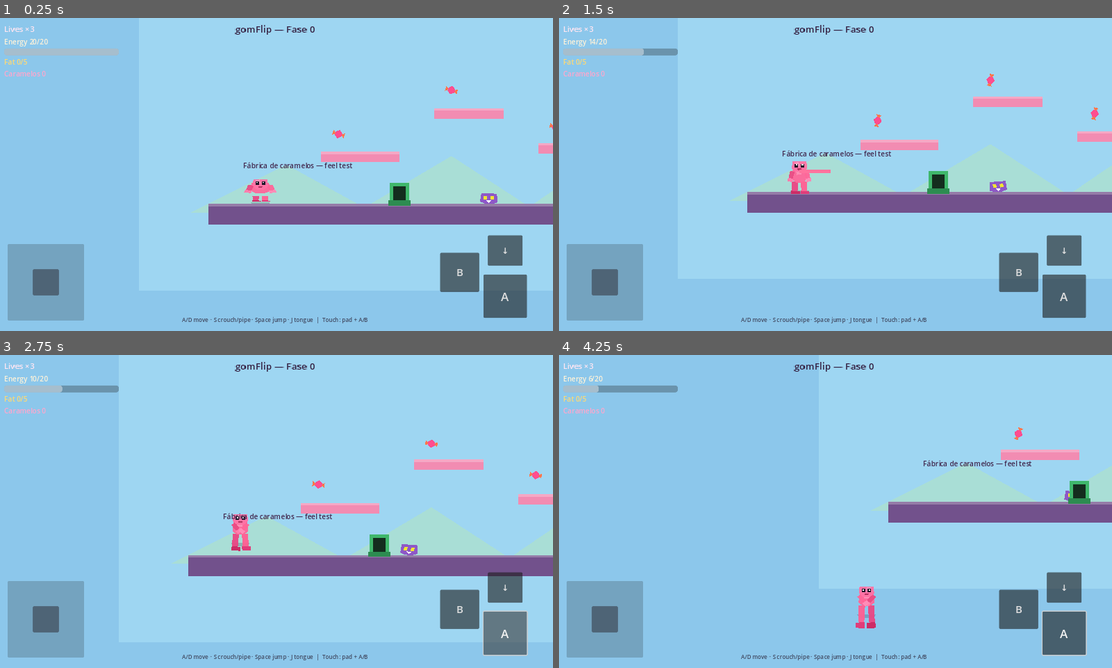
Above: before the commit, frames 1-4 (two rows, left to right).
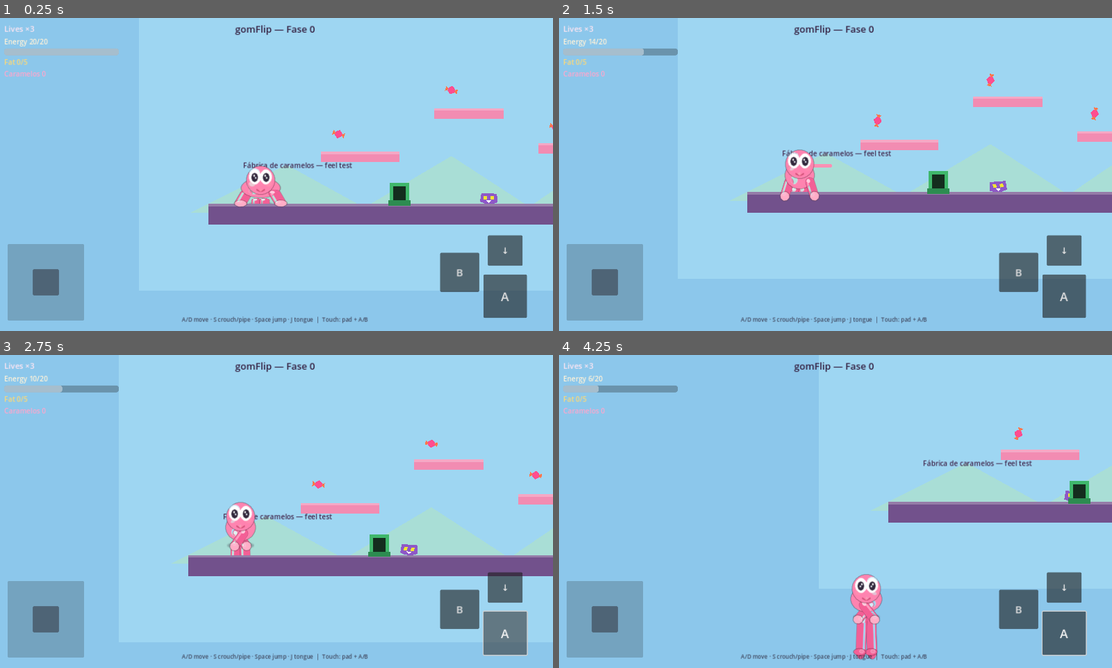
Above: after the commit, the same moments.

Repository: InversorIbex/plopflip
Game: Godot game, scene res://scenes/main.tscn
Two runs of this game, one before a commit and one after it. Both use one fixed random seed, a clock stepped at 60 frames per second and the inputs below.
Inputs (mouse positions are in pixels of both pictures, inside the frame that each line leads up to):
- Up to frame 1 (0.25 s): no input
- Up to frame 2 (1.5 s): drag from (835, 174) to (995, 83) at 0.52 s; drag from (724, 190) to (879, 121) at 1.27 s
- Up to frame 3 (2.75 s): click "A" at 2 s
- Up to frame 4 (4.25 s): move the mouse to (890, 442) at 2.77 s; hold A (move_left) 2.78-3.5 s; tap E (interact) at 2.85 s; tap Space (jump) at 3.05 s; drag from (807, 574) to (973, 480) at 3.52 s

The runs differ from the first frame. In frame 1, 1.2% of the frame differs, in the area x 0-93%, y 2-98%; in frame 2, 1.3%; in frame 3, 1.2%; in frame 4, 1.6%.

Commit message:
Kawaii soft jelly player sprites (rounded capsules)
Replace blocky polygons with soft PNG head/torso/limb capsules,
big-eyed face, highlights, and linear filtering. Keep biped limb stretch.

Co-authored-by: Inversor_IBEX <InversorIbex@users.noreply.github.com>

Diff:
--- a/project.godot
+++ b/project.godot
@@ -1,6 +1,16 @@
 ; Engine configuration file.
-; Godot 4.x — gomFlip Fase 0 feel prototype
+; It's best edited using the editor UI and not directly,
+; since the parameters that go here are not all obvious.
+;
+; Format:
+;   [section] ; section goes between []
+;   param=value ; assign values to parameters
+
 config_version=5
+
+[android]
+
+permissions/internet=false
 
 [application]
 
@@ -18,7 +28,6 @@
 
 window/size/viewport_width=1280
 window/size/viewport_height=720
-window/size/mode=0
 window/stretch/mode="canvas_items"
 window/stretch/aspect="expand"
 window/handheld/orientation=4
@@ -72,9 +81,4 @@
 
 [rendering]
 
-textures/canvas_textures/default_texture_filter=0
 environment/defaults/default_clear_color=Color(0.55, 0.78, 0.92, 1)
-
-[android]
-
-permissions/internet=false
--- a/scenes/player/player.tscn
+++ b/scenes/player/player.tscn
@@ -1,12 +1,19 @@
-[gd_scene load_steps=5 format=3 uid="uid://gomflip_player"]
+[gd_scene load_steps=12 format=3 uid="uid://gomflip_player"]
 
 [ext_resource type="Script" path="res://scripts/player.gd" id="1_player"]
+[ext_resource type="Texture2D" path="res://assets/player/shadow.png" id="2_shadow"]
+[ext_resource type="Texture2D" path="res://assets/player/leg.png" id="3_leg"]
+[ext_resource type="Texture2D" path="res://assets/player/foot.png" id="4_foot"]
+[ext_resource type="Texture2D" path="res://assets/player/torso.png" id="5_torso"]
+[ext_resource type="Texture2D" path="res://assets/player/arm.png" id="6_arm"]
+[ext_resource type="Texture2D" path="res://assets/player/hand.png" id="7_hand"]
+[ext_resource type="Texture2D" path="res://assets/player/head.png" id="8_head"]
 
 [sub_resource type="RectangleShape2D" id="RectStand"]
-size = Vector2(28, 52)
+size = Vector2(30, 56)
 
 [sub_resource type="RectangleShape2D" id="RectCrouch"]
-size = Vector2(34, 30)
+size = Vector2(36, 32)
 
 [sub_resource type="CircleShape2D" id="TipShape"]
 radius = 10.0
@@ -18,119 +25,94 @@
 script = ExtResource("1_player")
 
 [node name="CollisionShape2D" type="CollisionShape2D" parent="."]
-position = Vector2(0, -26)
+position = Vector2(0, -28)
 shape = SubResource("RectStand")
 
 [node name="CrouchShape" type="CollisionShape2D" parent="."]
-position = Vector2(0, -15)
+position = Vector2(0, -16)
 shape = SubResource("RectCrouch")
 disabled = true
 
 [node name="Visual" type="Node2D" parent="."]
-position = Vector2(0, 0)
 
-[node name="Shadow" type="Polygon2D" parent="Visual"]
+[node name="Shadow" type="Sprite2D" parent="Visual"]
 z_index = -1
-color = Color(0.15, 0.1, 0.2, 0.22)
-polygon = PackedVector2Array(-16, -2, 16, -2, 12, 4, -12, 4)
+position = Vector2(0, 2)
+texture = ExtResource("2_shadow")
 
 [node name="Hip" type="Node2D" parent="Visual"]
-position = Vector2(0, -18)
+position = Vector2(0, -20)
 
 [node name="LegL" type="Node2D" parent="Visual/Hip"]
 position = Vector2(-8, 0)
+z_index = -1
 
-[node name="Limb" type="Polygon2D" parent="Visual/Hip/LegL"]
-color = Color(0.92, 0.28, 0.52, 0.96)
-polygon = PackedVector2Array(-5.5, 0, 5.5, 0, 5, 16, 0, 19, -5, 16)
+[node name="Limb" type="Sprite2D" parent="Visual/Hip/LegL"]
+centered = false
+offset = Vector2(-18, 0)
+texture = ExtResource("3_leg")
 
-[node name="Foot" type="Polygon2D" parent="Visual/Hip/LegL"]
-position = Vector2(0, 18)
-color = Color(0.8, 0.18, 0.4, 1)
-polygon = PackedVector2Array(-6, -2, 9, -1, 9, 4, -6, 4)
+[node name="Foot" type="Sprite2D" parent="Visual/Hip/LegL"]
+position = Vector2(2, 52)
+texture = ExtResource("4_foot")
 
 [node name="LegR" type="Node2D" parent="Visual/Hip"]
 position = Vector2(8, 0)
+z_index = -1
 
-[node name="Limb" type="Polygon2D" parent="Visual/Hip/LegR"]
-color = Color(1, 0.38, 0.58, 0.96)
-polygon = PackedVector2Array(-5.5, 0, 5.5, 0, 5, 16, 0, 19, -5, 16)
+[node name="Limb" type="Sprite2D" parent="Visual/Hip/LegR"]
+centered = false
+offset = Vector2(-18, 0)
+texture = ExtResource("3_leg")
 
-[node name="Foot" type="Polygon2D" parent="Visual/Hip/LegR"]
-position = Vector2(0, 18)
-color = Color(0.88, 0.24, 0.48, 1)
-polygon = PackedVector2Array(-6, -2, 9, -1, 9, 4, -6, 4)
+[node name="Foot" type="Sprite2D" parent="Visual/Hip/LegR"]
+position = Vector2(2, 52)
+texture = ExtResource("4_foot")
 
 [node name="Torso" type="Node2D" parent="Visual"]
-position = Vector2(0, -30)
+position = Vector2(0, -34)
+z_index = 1
 
-[node name="Body" type="Polygon2D" parent="Visual/Torso"]
-color = Color(1, 0.4, 0.6, 0.94)
-polygon = PackedVector2Array(-11, -10, 11, -10, 13, 8, 6, 14, -6, 14, -13, 8)
-
-[node name="Shine" type="Polygon2D" parent="Visual/Torso"]
-color = Color(1, 0.75, 0.85, 0.4)
-polygon = PackedVector2Array(-6, -8, 3, -9, 4, 0, -5, 1)
+[node name="Body" type="Sprite2D" parent="Visual/Torso"]
+texture = ExtResource("5_torso")
 
 [node name="ArmL" type="Node2D" parent="Visual/Torso"]
-position = Vector2(-12, -5)
+position = Vector2(-16, -2)
 rotation = 0.35
+z_index = -1
 
-[node name="Limb" type="Polygon2D" parent="Visual/Torso/ArmL"]
-color = Color(0.92, 0.3, 0.52, 0.96)
-polygon = PackedVector2Array(-4, 0, 4, 0, 3.5, 13, 0, 15, -3.5, 13)
+[node name="Limb" type="Sprite2D" parent="Visual/Torso/ArmL"]
+centered = false
+offset = Vector2(-17, 0)
+texture = ExtResource("6_arm")
 
-[node name="Hand" type="Polygon2D" parent="Visual/Torso/ArmL"]
-position = Vector2(0, 14)
-color = Color(1, 0.5, 0.68, 1)
-polygon = PackedVector2Array(-4.5, -2, 4.5, -2, 4.5, 4, -4.5, 4)
+[node name="Hand" type="Sprite2D" parent="Visual/Torso/ArmL"]
+position = Vector2(0, 46)
+texture = ExtResource("7_hand")
 
 [node name="ArmR" type="Node2D" parent="Visual/Torso"]
-position = Vector2(12, -5)
+position = Vector2(16, -2)
 rotation = -0.35
+z_index = 2
 
-[node name="Limb" type="Polygon2D" parent="Visual/Torso/ArmR"]
-color = Color(1, 0.4, 0.6, 0.96)
-polygon = PackedVector2Array(-4, 0, 4, 0, 3.5, 13, 0, 15, -3.5, 13)
+[node name="Limb" type="Sprite2D" parent="Visual/Torso/ArmR"]
+centered = false
+offset = Vector2(-17, 0)
+texture = ExtResource("6_arm")
 
-[node name="Hand" type="Polygon2D" parent="Visual/Torso/ArmR"]
-position = Vector2(0, 14)
-color = Color(1, 0.55, 0.72, 1)
-polygon = PackedVector2Array(-4.5, -2, 4.5, -2, 4.5, 4, -4.5, 4)
+[node name="Hand" type="Sprite2D" parent="Visual/Torso/ArmR"]
+position = Vector2(0, 46)
+texture = ExtResource("7_hand")
 
 [node name="Head" type="Node2D" parent="Visual/Torso"]
-position = Vector2(0, -16)
+position = Vector2(0, -22)
+z_index = 3
 
-[node name="Skull" type="Polygon2D" parent="Visual/Torso/Head"]
-color = Color(1, 0.45, 0.65, 0.96)
-polygon = PackedVector2Array(-12, -6, 12, -6, 13, 6, 6, 12, -6, 12, -13, 6)
-
-[node name="CheekShine" type="Polygon2D" parent="Visual/Torso/Head"]
-color = Color(1, 0.78, 0.88, 0.45)
-polygon = PackedVector2Array(-8, -4, -1, -5, 0, 2, -7, 3)
-
-[node name="EyeL" type="Polygon2D" parent="Visual/Torso/Head"]
-color = Color(0.12, 0.08, 0.16, 1)
-polygon = PackedVector2Array(-8, -2, -2, -2, -2, 4, -8, 4)
-
-[node name="EyeR" type="Polygon2D" parent="Visual/Torso/Head"]
-color = Color(0.12, 0.08, 0.16, 1)
-polygon = PackedVector2Array(2, -2, 8, -2, 8, 4, 2, 4)
-
-[node name="PupilL" type="Polygon2D" parent="Visual/Torso/Head"]
-color = Color(1, 1, 1, 1)
-polygon = PackedVector2Array(-6.5, -1, -4, -1, -4, 1, -6.5, 1)
-
-[node name="PupilR" type="Polygon2D" parent="Visual/Torso/Head"]
-color = Color(1, 1, 1, 1)
-polygon = PackedVector2Array(4, -1, 6.5, -1, 6.5, 1, 4, 1)
-
-[node name="Mouth" type="Polygon2D" parent="Visual/Torso/Head"]
-color = Color(0.7, 0.2, 0.38, 1)
-polygon = PackedVector2Array(-4, 6, 4, 6, 2.5, 9, -2.5, 9)
+[node name="Sprite" type="Sprite2D" parent="Visual/Torso/Head"]
+texture = ExtResource("8_head")
 
 [node name="Tongue" type="Area2D" parent="."]
-position = Vector2(0, -42)
+position = Vector2(0, -48)
 collision_layer = 16
 collision_mask = 12
 monitoring = false
@@ -138,8 +120,10 @@
 
 [node name="TongueLine" type="Line2D" parent="Tongue"]
 visible = false
-width = 8.0
-default_color = Color(1, 0.45, 0.62, 1)
+width = 7.0
+default_color = Color(1, 0.55, 0.7, 0.95)
+begin_cap_mode = 2
+end_cap_mode = 2
 points = PackedVector2Array(0, 0, 20, 0)
 
 [node name="Tip" type="CollisionShape2D" parent="Tongue"]
--- a/scripts/demo_capture.gd
+++ b/scripts/demo_capture.gd
@@ -20,7 +20,6 @@
 		get_tree().quit(1)
 		return
 	print("DEMO: out_dir=", out_dir)
-	_save("01_spawn_biped")
 
 
 func _physics_process(delta: float) -> void:
@@ -35,11 +34,20 @@
 	timer += delta
 	match step:
 		0:
+			# Wait until settled idle (not landing squash)
+			player.set_touch_axis(0.0)
+			if timer > 0.7 and player.is_on_floor() and float(player.leg_len) > 0.85:
+				_save("10_kawaii_idle")
+				_advance()
+			elif timer > 1.5:
+				_save("10_kawaii_idle")
+				_advance()
+		1:
 			player.set_touch_axis(1.0)
 			if timer > 1.0:
-				_save("02_run_stride")
+				_save("11_kawaii_run")
 				_advance()
-		1:
+		2:
 			player.set_touch_axis(0.15)
 			if timer < 0.05:
 				player.press_jump()
@@ -47,26 +55,25 @@
 				player.press_jump()
 			var leg := float(player.leg_len)
 			if timer > 0.18 and not player.is_on_floor() and leg >= 1.2:
-				_save("03_jump_legs_long")
+				_save("12_kawaii_jump")
 				_advance()
 			elif timer > 0.85:
-				# Force a readable mid-air stretch pose for media
-				player.global_position = Vector2(260, -160)
-				player.velocity = Vector2(40, -260)
-				player.leg_len = 1.85
-				player.arm_len = 1.45
+				# High enough that long legs stay clearly off the ground
+				player.global_position = Vector2(240, -220)
+				player.velocity = Vector2(20, -180)
+				player.leg_len = 1.9
+				player.arm_len = 1.5
 				player.leg_len_vel = 0.0
 				player.arm_len_vel = 0.0
-				player.torso_sy = 1.12
+				player.torso_sy = 1.1
 				player.is_crouching = false
-				pending_shot = "03_jump_legs_long"
-		2:
+				pending_shot = "12_kawaii_jump"
+		3:
 			player.set_touch_axis(0.35)
 			if timer > 1.0:
 				player.set_touch_axis(0.0)
 				_advance()
-		3:
-			# Plant on open ground; disable pipes so ↓ crouch does not warp
+		4:
 			if timer < 0.1:
 				for p in get_tree().get_nodes_in_group("pipes"):
 					p.set("busy", true)
@@ -79,27 +86,25 @@
 			player.set_touch_down(true)
 			var leg := float(player.leg_len)
 			if timer > 0.6 and leg <= 0.65:
-				print("DEMO crouch pose at ", player.global_position, " leg=", leg)
-				_save("04_crouch_legs_short")
+				_save("13_kawaii_crouch")
 				player.set_touch_down(false)
 				_advance()
 			elif timer > 1.4:
-				print("DEMO crouch fallback at ", player.global_position, " leg=", leg)
-				_save("04_crouch_legs_short")
+				_save("13_kawaii_crouch")
 				player.set_touch_down(false)
 				_advance()
-		4:
+		5:
 			player.set_touch_axis(1.0)
 			if timer > 0.8:
 				player.press_tongue()
-				_save("05_tongue_biped")
+				_save("14_kawaii_tongue")
 				_advance()
-		5:
+		6:
 			player.set_touch_axis(1.0)
 			if timer > 1.2:
-				_save("06_stage_biped")
+				_save("15_kawaii_stage")
 				_advance()
-		6:
+		7:
 			print("DEMO: complete shots=", shots, " dir=", out_dir)
 			get_tree().quit(0)
 
--- a/scripts/player.gd
+++ b/scripts/player.gd
@@ -19,11 +19,22 @@
 @onready var leg_r: Node2D = $Visual/Hip/LegR
 @onready var arm_l: Node2D = $Visual/Torso/ArmL
 @onready var arm_r: Node2D = $Visual/Torso/ArmR
+@onready var foot_l: Node2D = $Visual/Hip/LegL/Foot
+@onready var foot_r: Node2D = $Visual/Hip/LegR/Foot
+@onready var hand_l: Node2D = $Visual/Torso/ArmL/Hand
+@onready var hand_r: Node2D = $Visual/Torso/ArmR/Hand
 @onready var body_shape: CollisionShape2D = $CollisionShape2D
 @onready var crouch_shape: CollisionShape2D = $CrouchShape
 @onready var tongue: Area2D = $Tongue
 @onready var tongue_visual: Line2D = $Tongue/TongueLine
 @onready var tongue_tip: CollisionShape2D = $Tongue/Tip
+
+const LEG_REST_LEN := 52.0
+const ARM_REST_LEN := 46.0
+const HIP_BASE_Y := -20.0
+const TORSO_BASE_Y := -34.0
+const HEAD_BASE_Y := -22.0
+const VISUAL_SIZE := 1.15
 
 var facing: float = 1.0
 var coyote_timer: float = 0.0
@@ -278,45 +289,54 @@
 
 	hip_y_offset = move_toward(hip_y_offset, target_hip_y, delta * 80.0)
 
-	# Apply facing on root only (no whole-body Y squash). Slight uniform size for readable limbs.
+	# Facing / fat width on root only (limbs stretch separately)
 	var fat_w := GameState.width_mult()
-	const VISUAL_SIZE := 1.35
 	visual.scale = Vector2(facing * fat_w * VISUAL_SIZE, VISUAL_SIZE)
 
 	# Hip drops when legs compress so feet stay planted
-	hip.position = Vector2(0, -18 + hip_y_offset)
-	torso.position = Vector2(0, -30 + hip_y_offset * 0.35)
+	hip.position = Vector2(0, HIP_BASE_Y + hip_y_offset)
+	torso.position = Vector2(0, TORSO_BASE_Y + hip_y_offset * 0.35)
 	torso.scale = Vector2(torso_sx, torso_sy)
+	# Keep head round (counter torso squash) for kawaii face readability
 	head.scale = Vector2(1.0 / maxf(torso_sx, 0.01), 1.0 / maxf(torso_sy, 0.01))
-	head.position = Vector2(0, -16 * torso_sy)
+	head.position = Vector2(0, HEAD_BASE_Y)
 
 	# Legs: length via scale.y; opposite swing when running
-	leg_l.scale = Vector2(1.0, leg_len)
-	leg_r.scale = Vector2(1.0, leg_len)
+	var leg_l_y := leg_len
+	var leg_r_y := leg_len
 	if is_on_floor() and not is_crouching and absf(velocity.x) > 20.0:
-		# Alternate lengths for clear stride
 		var stride := sin(run_phase)
-		leg_l.scale.y = clampf(leg_len * (1.0 + stride * 0.38), 0.35, 2.0)
-		leg_r.scale.y = clampf(leg_len * (1.0 - stride * 0.38), 0.35, 2.0)
+		leg_l_y = clampf(leg_len * (1.0 + stride * 0.38), 0.35, 2.0)
+		leg_r_y = clampf(leg_len * (1.0 - stride * 0.38), 0.35, 2.0)
 		leg_l.rotation = leg_swing
 		leg_r.rotation = -leg_swing
 	elif is_crouching:
-		leg_l.rotation = 0.35
-		leg_r.rotation = -0.35
-		leg_l.scale.y = leg_len
-		leg_r.scale.y = leg_len
+		leg_l.rotation = 0.4
+		leg_r.rotation = -0.4
 	else:
 		leg_l.rotation = move_toward(leg_l.rotation, leg_swing * 0.3, delta * 8.0)
 		leg_r.rotation = move_toward(leg_r.rotation, -leg_swing * 0.3, delta * 8.0)
 
+	leg_l.scale = Vector2(1.0, leg_l_y)
+	leg_r.scale = Vector2(1.0, leg_r_y)
+	# Soft feet stay round while limbs stretch
+	foot_l.scale = Vector2(1.0, 1.0 / maxf(leg_l_y, 0.01))
+	foot_r.scale = Vector2(1.0, 1.0 / maxf(leg_r_y, 0.01))
+	foot_l.position = Vector2(2, LEG_REST_LEN)
+	foot_r.position = Vector2(2, LEG_REST_LEN)
+
 	# Arms: swing + lengthen
 	arm_l.scale = Vector2(1.0, arm_len)
 	arm_r.scale = Vector2(1.0, arm_len)
-	arm_l.rotation = 0.25 + arm_swing
-	arm_r.rotation = -0.25 - arm_swing
-
-	# Tongue follows mouth roughly
-	tongue.position = Vector2(0, torso.position.y + head.position.y * torso.scale.y - 2.0)
+	arm_l.rotation = 0.3 + arm_swing
+	arm_r.rotation = -0.3 - arm_swing
+	hand_l.scale = Vector2(1.0, 1.0 / maxf(arm_len, 0.01))
+	hand_r.scale = Vector2(1.0, 1.0 / maxf(arm_len, 0.01))
+	hand_l.position = Vector2(0, ARM_REST_LEN)
+	hand_r.position = Vector2(0, ARM_REST_LEN)
+
+	# Tongue follows mouth
+	tongue.position = Vector2(0, torso.position.y + head.position.y * torso.scale.y - 4.0)
 
 	_apply_fat_width()
 
@@ -324,10 +344,10 @@
 func _apply_fat_width() -> void:
 	var w := GameState.width_mult()
 	if body_shape.shape is RectangleShape2D:
-		var h := 30.0 if is_crouching else 52.0
-		(body_shape.shape as RectangleShape2D).size = Vector2(28.0 * w, h)
+		var h := 32.0 if is_crouching else 56.0
+		(body_shape.shape as RectangleShape2D).size = Vector2(30.0 * w, h)
 	if crouch_shape.shape is RectangleShape2D:
-		(crouch_shape.shape as RectangleShape2D).size = Vector2(34.0 * w, 30.0)
+		(crouch_shape.shape as RectangleShape2D).size = Vector2(36.0 * w, 32.0)
 
 
 func _post_move_feedback() -> void:
Binary file added: assets/player/arm.png
Not shown, added: assets/player/arm.png.import
Binary file added: assets/player/foot.png
Not shown, added: assets/player/foot.png.import
Binary file added: assets/player/hand.png
Not shown, added: assets/player/hand.png.import
Binary file added: assets/player/head.png
Not shown, added: assets/player/head.png.import
Binary file added: assets/player/leg.png
Not shown, added: assets/player/leg.png.import
Binary file added: assets/player/shadow.png
Not shown, added: assets/player/shadow.png.import
(and 3 more such lines)
